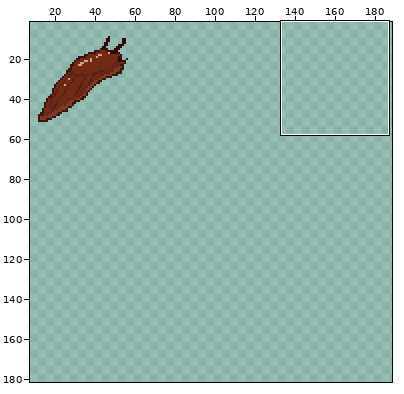
Two versions of one sprite sheet, Duality2.0 - Copy/Assets/graphics/Enemy/SPR_Slug_UpR.png. Above: a wide view before the commit, with the close-up outlined.
Close-up. Before the commit:
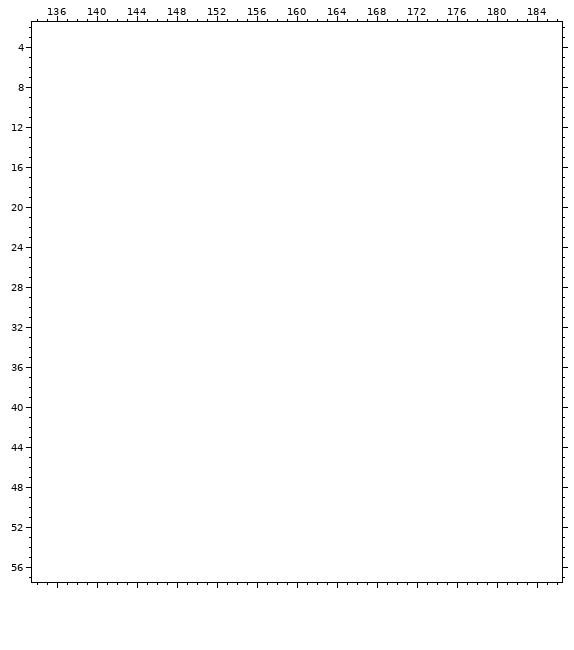
The file is 64x64 pixels. Shown: x 134..186, y 2..57. The old version is drawn lined up with the new one, on the new canvas. The wide view leaves out empty margins. The commit also changed other parts of the picture, which this record leaves out.
And afterwards:
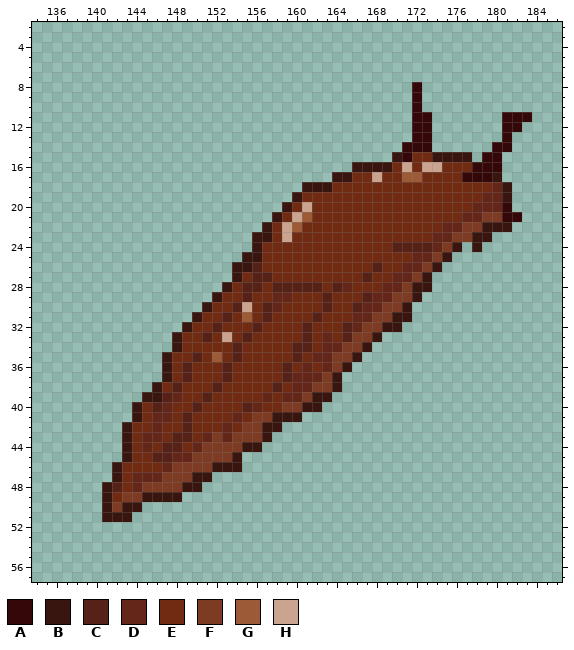
Palette (. is transparent): A #340808  B #38150e  C #562218  D #632619  E #702b12  F #7d3b23  G #9c5a37  H #cba48f
What changed:
{"change": "canvas 64x64 -> 192x192"}
{"y":8,"x":172,"old":".","new":"A"}
{"y":9,"x":172,"old":".","new":"A"}
{"y":10,"x":172,"old":".","new":"A"}
{"y":11,"x":172,"old":"..","new":"AA"}
{"y":11,"x":181,"old":"...","new":"AAA"}
{"y":12,"x":172,"old":"..","new":"AA"}
{"y":12,"x":181,"old":"..","new":"AA"}
{"y":13,"x":172,"old":"..","new":"AA"}
{"y":13,"x":181,"old":".","new":"A"}
{"y":14,"x":171,"old":"...","new":"AAA"}
{"y":14,"x":180,"old":"..","new":"AA"}
{"y":15,"x":170,"old":"........","new":"BAEEBBBB"}
{"y":15,"x":179,"old":"..","new":"AA"}
{"y":16,"x":166,"old":"...............","new":"BBBBEHEHHEEEAAA"}
{"y":17,"x":164,"old":".................","new":"BBEEHEEGGEEEEAAAB"}
{"y":18,"x":161,"old":".....................","new":"BBBEEEEEEEEEEEEEEEEDB"}
{"y":19,"x":160,"old":"......................","new":"BEEEEEEEEEEEEEEEEEEDDB"}
{"y":20,"x":159,"old":".......................","new":"BEHEEEEEEEEEEEEEEEEDDDA"}
{"y":21,"x":158,"old":".........................","new":"BEHGEEEEEEEEEEEEEEEDDFFAA"}
{"y":22,"x":157,"old":".........................","new":"BEHGEEEEEEEEEEEEEEDDFFBBB"}
{"y":23,"x":156,"old":"........................","new":"BBEHEEEEEEEEEEEEEEDDFFBB"}
{"y":24,"x":156,"old":".....................","new":"BEEEEEEEEEEEEECCCCDFB"}
{"y":24,"x":178,"old":".","new":"B"}
{"y":25,"x":155,"old":".....................","new":"BBEEEEEEEEEEEEEEEDDFB"}
{"y":26,"x":154,"old":".....................","new":"BBCEEEEEEEEEEECEEDDFB"}
{"y":27,"x":154,"old":"....................","new":"BECCEEEEEEEEECEEDDFB"}
{"y":28,"x":153,"old":".....................","new":"BECCECCCCCECDEEEDDFBB"}
{"y":29,"x":152,"old":".....................","new":"BEECEEDDEEECEEECDDFFB"}
{"y":30,"x":151,"old":".....................","new":"BEECHECDEEEECEECDDFFB"}
{"y":31,"x":150,"old":"......................","new":"BEECEGECEEEECEEEDDFFBB"}
{"y":32,"x":149,"old":"......................","new":"BEECEEECEEEECEEECDFFBB"}
{"y":33,"x":148,"old":".....................","new":"BEECEHECEEEEECEDECFFB"}
{"y":34,"x":148,"old":"....................","new":"BEEEEECEEEEECCEDDFFB"}
{"y":35,"x":147,"old":"....................","new":"BEECEGECEEEEECEDDFFB"}
{"y":36,"x":147,"old":"...................","new":"BECEEECEEEEECEDEDFB"}
{"y":37,"x":147,"old":"..................","new":"BECEEECEEEEECDDDFB"}
{"y":38,"x":146,"old":"...................","new":"BECEEECEEEEECEDDFFB"}
{"y":39,"x":145,"old":"...................","new":"BBCDEECEEEEEDEDDFBB"}
{"y":40,"x":144,"old":"...................","new":"BECDEECEEEECDEEFFBB"}
{"y":41,"x":144,"old":".................","new":"BEDDECEEEEDEFFBBB"}
{"y":42,"x":143,"old":"................","new":"BEEDEECEEEDEFFBB"}
{"y":43,"x":143,"old":"...............","new":"BEDDECCEDFDFFFB"}
{"y":44,"x":143,"old":"..............","new":"BEDECCEDFFFFBB"}
{"y":45,"x":143,"old":"............","new":"BEECCDDFFFFB"}
{"y":46,"x":142,"old":".............","new":"BEEEEDFFFFBBB"}
{"y":47,"x":142,"old":"..........","new":"BEDDDFFFBB"}
{"y":48,"x":141,"old":"..........","new":"BCEDFFFFBB"}
{"y":49,"x":141,"old":"........","new":"BEFFBBBB"}
{"y":50,"x":141,"old":"....","new":"BFBB"}
{"y":51,"x":141,"old":"...","new":"BBB"}
{"label":"added","picture_box":[102,82,532,522]}
